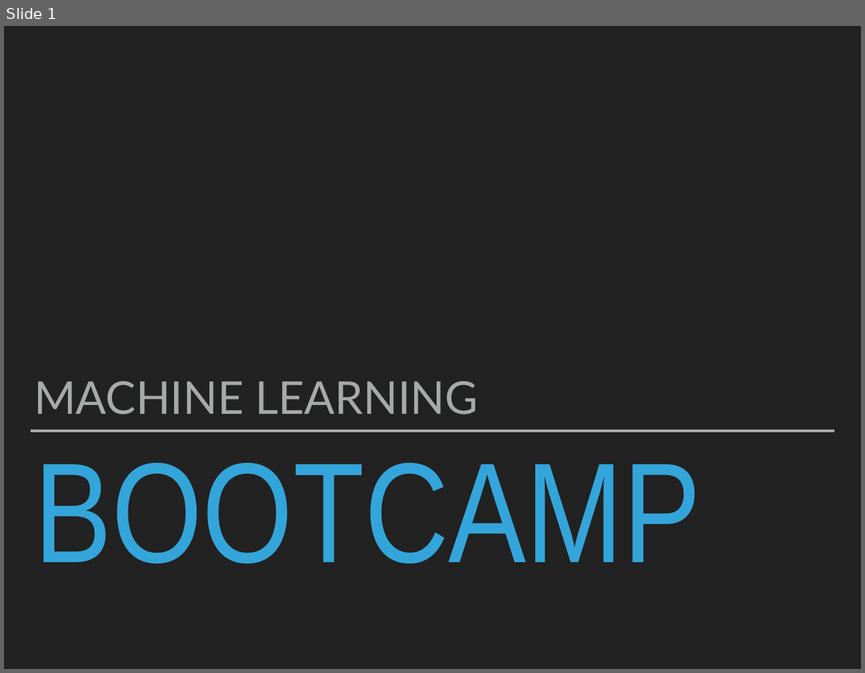
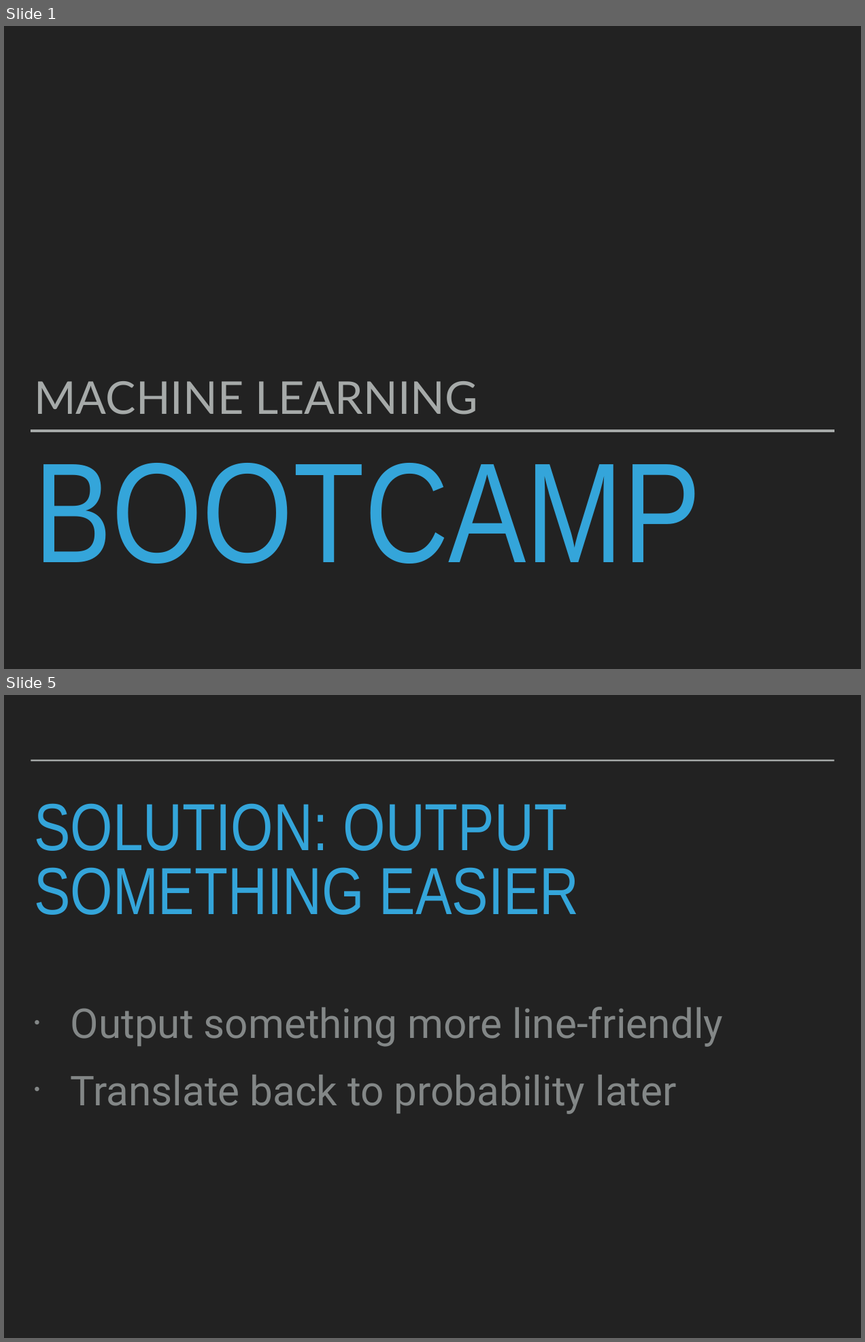
Before and after one commit to patricks1/noble-machine-learning, a slide deck: Session4/Session4_Slides.pptx. Shown one above the other, each under a label of ours: slide 1 before the commit, slides 1 and 5 after it; the slides between them are not shown. The pictures are 865x673 and 865x1342 pixels, drawn with LibreOffice and Linux fonts; fonts in the diff are those of the drawing. Boxes give left, top, right and bottom in pixels: in the first picture for what was removed or moved away, otherwise in the second. Text is boxed around its words. In the diff, an @@ line names an element or a change of style, - is before the commit and + after.

```diff
--- a/Session4/Session4_Slides.pptx
+++ b/Session4/Session4_Slides.pptx
@@ slide 5 added at <box>4,695,861,1338</box>, background #222222 @@
@@ line added from (31, 761) to (834, 761), #A6AAA9 2 pt @@
@@ title added at <box>34,803,579,915</box>, 79.5 pt, text #34A5DA @@
+SOLUTION: OUTPUT SOMETHING EASIER
@@ text added at <box>71,1006,723,1114</box>, 49 pt, text #838787 @@
+• Output something more line-friendly
+• Translate back to probability later
```
Also in this commit, not shown: 1 slide changed, 40 other slides added, 42 slides removed, 4 other files.
